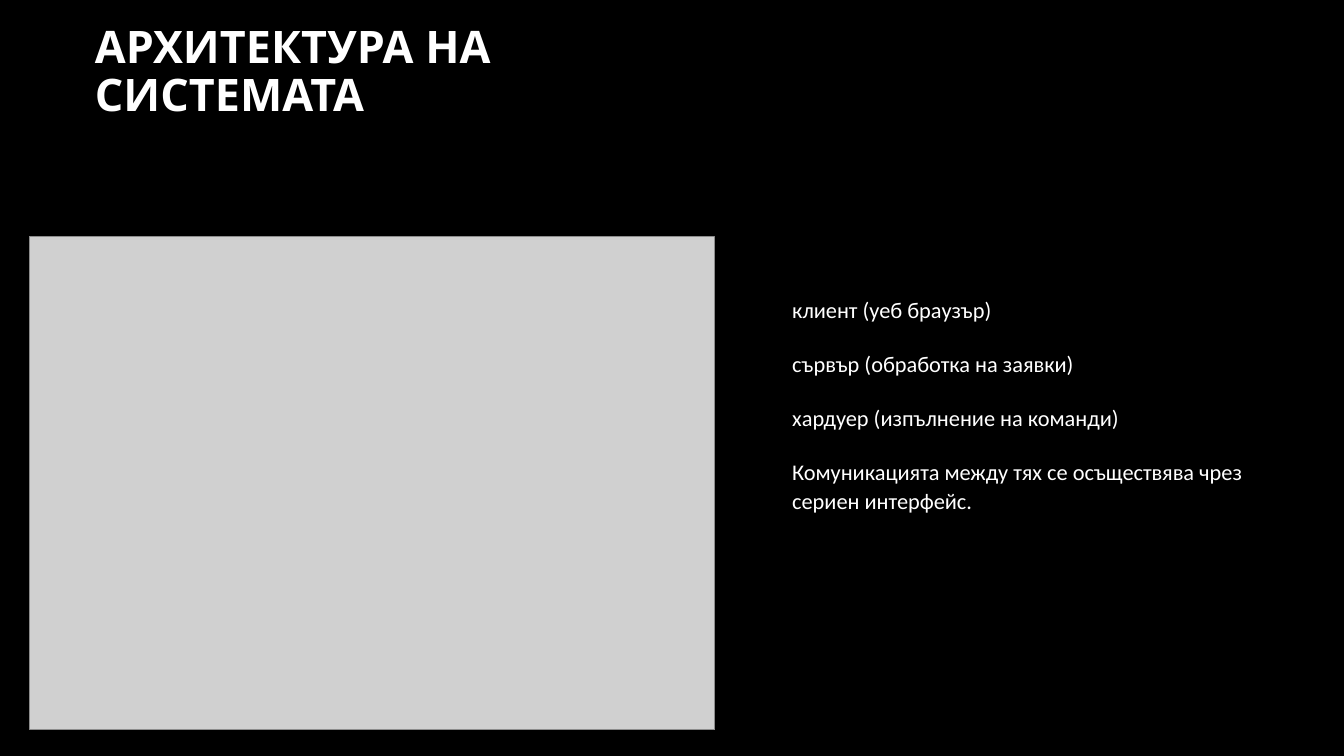
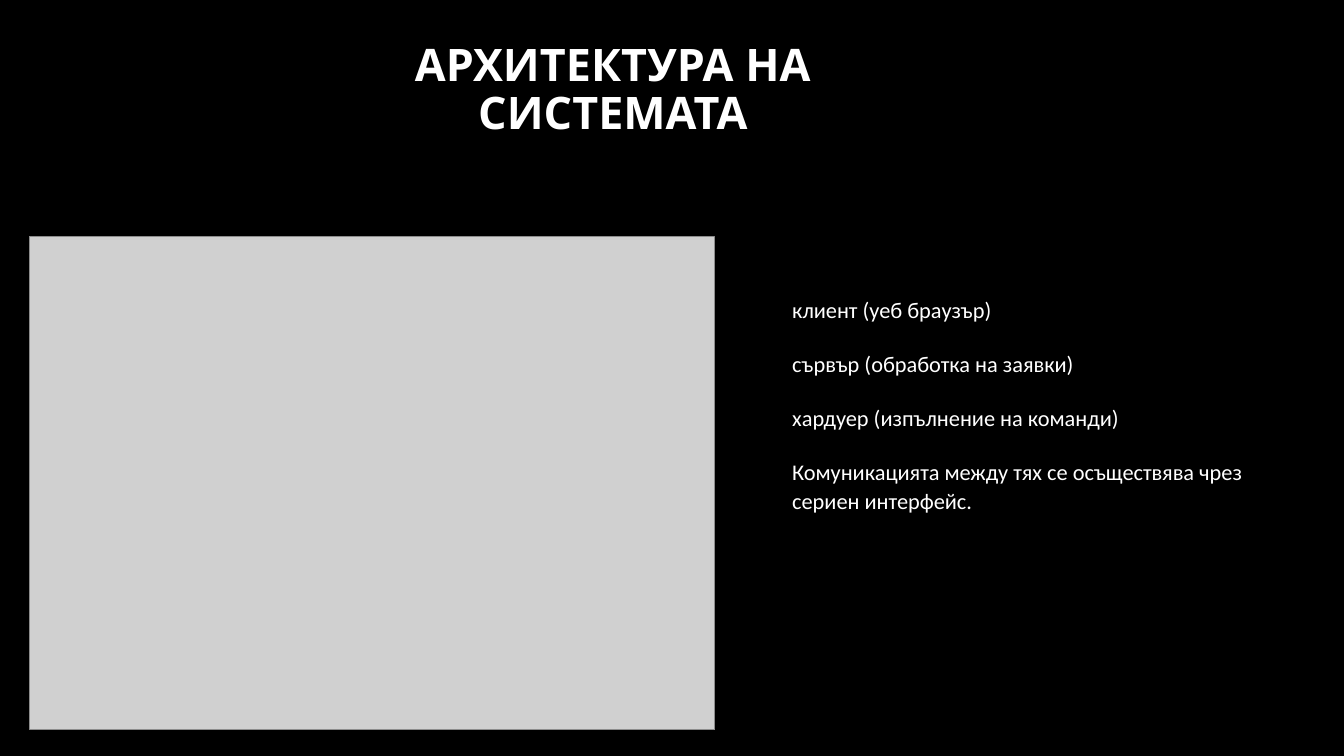
Before and after one commit to pgee-dzi2024/ThemeSP_2603, a slide deck: slide 5 of DR/Защита.pptx. Drawn at 1344x756 pixels with LibreOffice and Linux fonts; fonts in the diff are those of the drawing; grey boxes stand for pictures; background and template pictures are left out. Boxes give left, top, right and bottom in pixels: in the first picture for what was removed or moved away, otherwise in the second. Text is boxed around its words. In the diff, an @@ line names an element or a change of style, - is before the commit and + after.

```diff
--- a/DR/Защита.pptx
+++ b/DR/Защита.pptx
@@ title "АРХИТЕКТУРА НА СИСТЕМАТА": place and size @@
-title "АРХИТЕКТУРА НА СИСТЕМАТА" at box(95, 31, 490, 112)
+title "АРХИТЕКТУРА НА СИСТЕМАТА" at box(415, 49, 810, 130)
@@ title "АРХИТЕКТУРА НА СИСТЕМАТА" at box(415, 49, 810, 130): alignment left to centre @@
```
Also in this commit, not shown: 6 other slides changed, 1 slide added, 1 slide removed, 1 other file.
